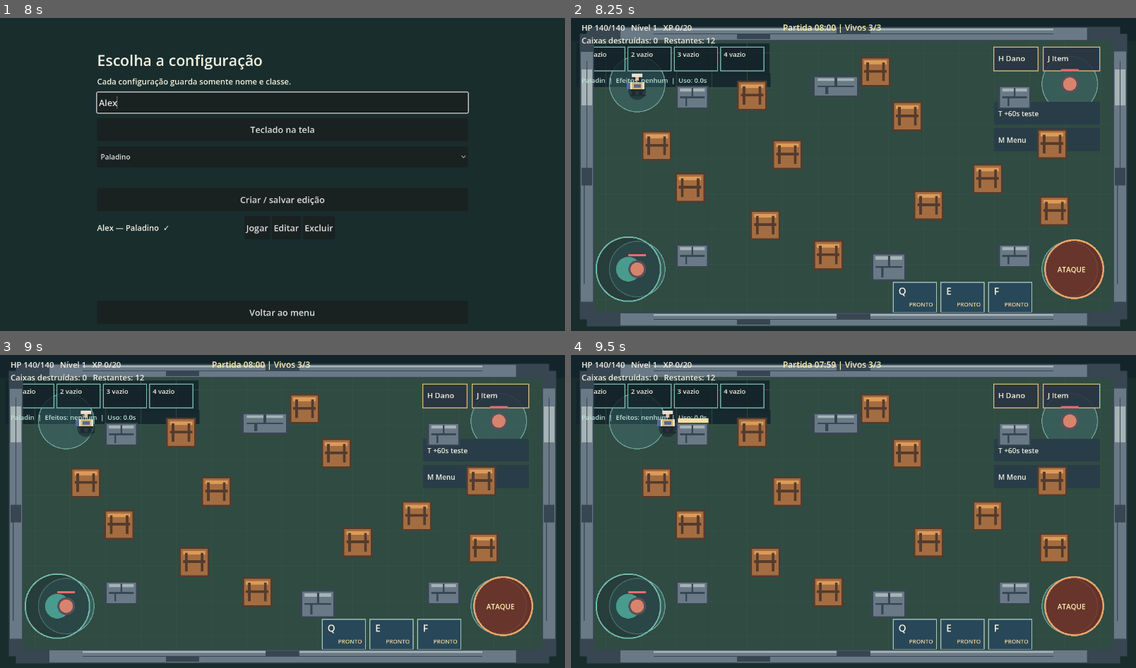
Above: before the commit, frames 1-4 (two rows, left to right).
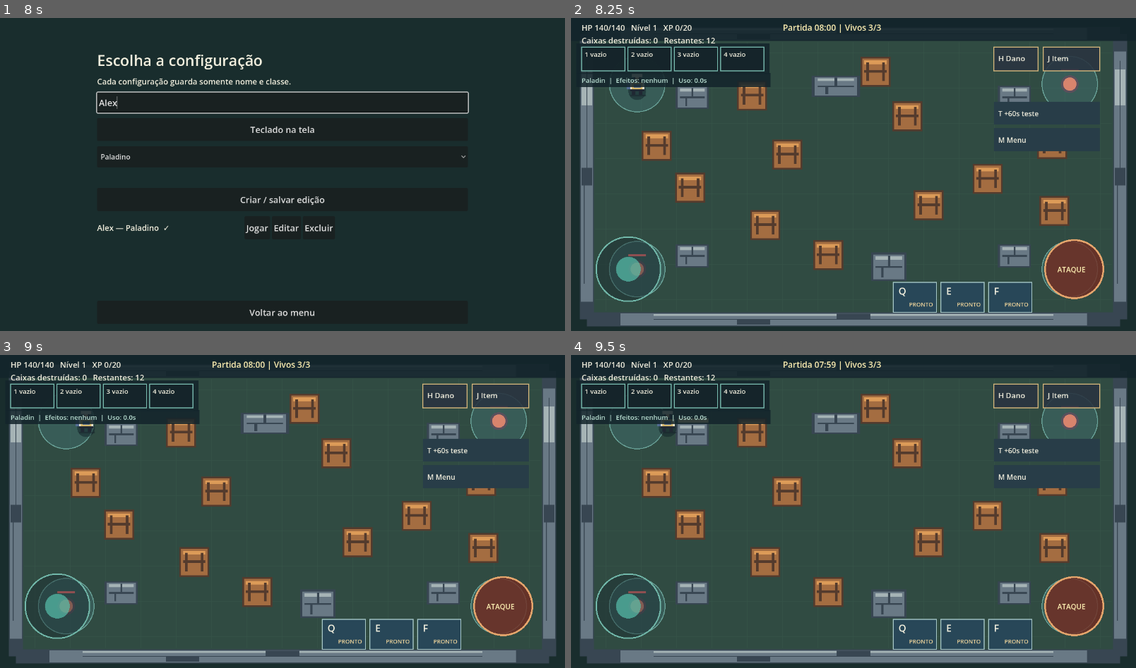
Above: after the commit, the same moments.

Repository: LRFSousa/RagArena
Game: Godot game, scene res://scenes/main.tscn
Two runs of this game, one before a commit and one after it. Both use one fixed random seed, a clock stepped at 60 frames per second and the inputs below.
Inputs (mouse positions are in pixels of both pictures, inside the frame that each line leads up to):
- Up to frame 1 (8 s): click (282, 102) at 0.52 s; type "Alex" at 0.6 s; click "Teclado na tela" at 1.25 s; click "Q" at 2 s; click "E" at 2.75 s; click "F" at 3.5 s; click "Criar personagem local" at 4.25 s; click "Arena" at 5 s; click (282, 102) at 5.77 s; type "Alex" at 5.85 s; click "Criar / salvar edição" at 6.5 s; click (282, 102) at 7.27 s; type "Alex" at 7.35 s
- Up to frame 2 (8.25 s): click "Jogar" at 8 s
- Up to frame 3 (9 s): tap Enter at 8.75 s; move the mouse to (406, 498) at 8.77 s; hold D (move_right) from 8.78 s (still down); hold Space (attack) from 8.78 s (still down); click (406, 498) at 8.92 s
- Up to frame 4 (9.5 s): keep holding D (move_right); keep holding Space (attack)

Frame 1 is identical in both runs. In frame 2, 5.5% of the frame differs, in the area x 1-99%, y 2-95%; in frame 3, 5.5%; in frame 4, 5.6%.

Commit message:
Separate arena HUD into fixed canvas layer

Diff:
--- a/scripts/arena.gd
+++ b/scripts/arena.gd
@@ -13,6 +13,7 @@
 const CombatScript = preload("res://scripts/combat_system.gd")
 const MatchScript = preload("res://scripts/match_controller.gd")
 const GameAudioScript = preload("res://scripts/game_audio.gd")
+const ArenaHudScript = preload("res://scripts/arena_hud.gd")
 const ARENA := Rect2(52, 52, 1176, 616)
 const SPAWNS := [Vector2(150, 150), Vector2(1130, 150), Vector2(150, 570), Vector2(1130, 570)]
 
@@ -45,6 +46,8 @@
 var hud: Label
 var status_hud: Label
 var effects_hud: Label
+var hud_layer: CanvasLayer
+var hud_view: Node2D
 var game_audio
 var previous_hp := -1
 var previous_match_state := ""
@@ -73,21 +76,27 @@
 	add_child(game_audio)
 	previous_hp = inventory.hp
 	previous_match_state = match_controller.state
+	hud_layer = CanvasLayer.new()
+	hud_layer.name = "FixedHUD"
+	add_child(hud_layer)
+	hud_view = ArenaHudScript.new()
+	hud_view.arena = self
+	hud_layer.add_child(hud_view)
 	hud = Label.new()
 	hud.position = Vector2(24, 9)
 	hud.add_theme_font_size_override("font_size", 18)
 	hud.add_theme_color_override("font_color", Color("f3f0df"))
-	add_child(hud)
+	hud_layer.add_child(hud)
 	status_hud = Label.new()
 	status_hud.position = Vector2(480, 8)
 	status_hud.add_theme_font_size_override("font_size", 19)
 	status_hud.add_theme_color_override("font_color", Color("fff1b3"))
-	add_child(status_hud)
+	hud_layer.add_child(status_hud)
 	effects_hud = Label.new()
 	effects_hud.position = Vector2(24, 130)
 	effects_hud.add_theme_font_size_override("font_size", 15)
 	effects_hud.add_theme_color_override("font_color", Color("bde3d6"))
-	add_child(effects_hud)
+	hud_layer.add_child(effects_hud)
 	update_hud()
 	queue_redraw()
 
@@ -312,6 +321,7 @@
 	hud.text = "HP %d/%d   Nível %d%s   XP %d/%s\nCaixas destruídas: %d   Restantes: %d" % [inventory.hp, inventory.maximum_hp(), progression.level, test_text, progression.xp, next_xp, destroyed_blocks, wooden_blocks]
 	status_hud.text = match_controller.status_text()
 	effects_hud.text = "%s  |  Efeitos: %s  |  Uso: %.1fs" % [combat.class_id.capitalize(), buff_text, inventory.use_cooldown]
+	hud_view.queue_redraw()
 
 func restart_game() -> void:
 	if restart_requested.has_connections():
@@ -322,9 +332,6 @@
 func _draw() -> void:
 	draw_rect(Rect2(Vector2.ZERO, Vector2(1280, 720)), Color("192d2d"))
 	draw_rect(ARENA, Color("304b42"))
-	draw_rect(Rect2(0, 0, 1280, 52), Color("13242be8"))
-	draw_rect(Rect2(12, 58, 438, 69), Color("13242bdc"))
-	draw_rect(Rect2(12, 125, 440, 32), Color("13242bdc"))
 	if match_controller != null and match_controller.elapsed >= match_settings.shrink_start:
 		var safe: Rect2 = match_controller.current_safe_rect
 		var shade := Color(0.65, 0.1, 0.1, 0.56)
@@ -337,48 +344,5 @@
 	for spawn in SPAWNS:
 		draw_circle(spawn, 63, Color(0.29, 0.52, 0.53, 0.3))
 		draw_arc(spawn, 63, 0, TAU, 48, Color("6ca69c"), 2)
-	if inventory != null:
-		for i in range(inventory.slots.size()):
-			var slot: Dictionary = inventory.slots[i]
-			var origin := Vector2(24 + i * 105, 66)
-			draw_rect(Rect2(origin, Vector2(98, 54)), Color(0.08, 0.14, 0.16, 0.85))
-			draw_rect(Rect2(origin, Vector2(98, 54)), Color("79bcb0"), false, 2)
-			var item_text: String = "vazio" if slot["id"] == "" else slot["id"].replace("health_potion", "Poção").replace("strength", "Força").replace("speed", "Botas").replace("shield", "Escudo").replace("elixir", "Elixir")
-			draw_string(ThemeDB.fallback_font, origin + Vector2(7, 22), "%d %s" % [i + 1, item_text], HORIZONTAL_ALIGNMENT_LEFT, 90, 15, Color("f3f0df"))
-			if slot["quantity"] > 1:
-				draw_string(ThemeDB.fallback_font, origin + Vector2(74, 46), "x%d" % slot["quantity"], HORIZONTAL_ALIGNMENT_LEFT, 25, 15, Color("ffe0a0"))
-	if enable_debug_controls:
-		for button in [[Rect2(958, 66, 100, 54), "H Dano"], [Rect2(1070, 66, 128, 54), "J Item"]]:
-			draw_rect(button[0], Color(0.16, 0.2, 0.25, 0.88))
-			draw_rect(button[0], Color("d6b77b"), false, 2)
-			draw_string(ThemeDB.fallback_font, button[0].position + Vector2(10, 32), button[1], HORIZONTAL_ALIGNMENT_LEFT, -1, 17, Color("f3f0df"))
-		if allow_class_change or match_controller != null and match_controller.player_eliminated:
-			draw_rect(Rect2(1055, 125, 143, 52), Color("283d48"))
-			draw_string(ThemeDB.fallback_font, Vector2(1064, 157), "TAB Ver" if match_controller != null and match_controller.player_eliminated else "TAB Classe", HORIZONTAL_ALIGNMENT_LEFT, -1, 16, Color("f3f0df"))
-		draw_rect(Rect2(958, 190, 240, 52), Color("283d48"))
-		draw_string(ThemeDB.fallback_font, Vector2(968, 223), "T +60s teste", HORIZONTAL_ALIGNMENT_LEFT, -1, 16, Color("f3f0df"))
-	draw_rect(Rect2(958, 250, 240, 52), Color("283d48"))
-	draw_string(ThemeDB.fallback_font, Vector2(968, 283), "M Menu", HORIZONTAL_ALIGNMENT_LEFT, -1, 16, Color("f3f0df"))
-	for i in range(3):
-		var box := Rect2(730 + i * 108, 600, 98, 68)
-		draw_rect(box, Color("284758"))
-		draw_rect(box, Color("a5c6c7"), false, 2)
-		draw_string(ThemeDB.fallback_font, box.position + Vector2(12, 28), ["Q", "E", "F"][i], HORIZONTAL_ALIGNMENT_LEFT, -1, 22, Color("f3f0df"))
-		if combat != null:
-			draw_string(ThemeDB.fallback_font, box.position + Vector2(36, 55), "%.0fs" % combat.cooldowns[i] if combat.cooldowns[i] > 0.0 else "PRONTO", HORIZONTAL_ALIGNMENT_LEFT, -1, 13, Color("f0d69c"))
-	var base := joystick_origin if joystick_touch >= 0 else Vector2(130, 570)
-	draw_circle(base, 73, Color(0.1, 0.17, 0.19, 0.45))
-	draw_arc(base, 73, 0, TAU, 48, Color("72b9ab"), 3)
-	draw_circle(base + joystick_value * 55, 28, Color(0.34, 0.75, 0.67, 0.7))
-	draw_circle(ATTACK_CENTER, 66, Color(0.45, 0.17, 0.13, 0.8))
-	draw_arc(ATTACK_CENTER, 66, 0, TAU, 48, Color("e6a66d"), 4)
-	draw_string(ThemeDB.fallback_font, ATTACK_CENTER + Vector2(-38, 7), "ATAQUE", HORIZONTAL_ALIGNMENT_LEFT, -1, 16, Color("fff1b3"))
 	if attack_flash > 0.0 and player != null:
 		draw_line(player.position + player.facing * 24, attack_end, Color("ffe0a0"), 12, true)
-	if match_controller != null and match_controller.state == "results":
-		draw_rect(Rect2(350, 250, 580, 290), Color(0.05, 0.1, 0.14, 0.96))
-		draw_rect(Rect2(350, 250, 580, 290), Color("d6b77b"), false, 4)
-		draw_string(ThemeDB.fallback_font, Vector2(400, 310), "RESULTADO: %s" % match_controller.result["winner"], HORIZONTAL_ALIGNMENT_LEFT, -1, 26, Color("fff1b3"))
-		draw_string(ThemeDB.fallback_font, Vector2(400, 365), "Nível %d  |  XP %d  |  Caixas %d" % [match_controller.result["level"], match_controller.result["xp"], match_controller.result["crates"]], HORIZONTAL_ALIGNMENT_LEFT, -1, 20, Color("f3f0df"))
-		draw_rect(Rect2(480, 430, 320, 70), Color("356f63"))
-		draw_string(ThemeDB.fallback_font, Vector2(515, 475), "Nova partida (R)", HORIZONTAL_ALIGNMENT_LEFT, -1, 22, Color("f3f0df"))
--- /dev/null
+++ b/scripts/arena_hud.gd
@@ -0,0 +1,54 @@
+extends Node2D
+class_name ArenaHud
+
+var arena: Node2D
+
+func _draw() -> void:
+	if arena == null:
+		return
+	draw_rect(Rect2(0, 0, 1280, 52), Color("13242be8"))
+	draw_rect(Rect2(12, 58, 438, 69), Color("13242bdc"))
+	draw_rect(Rect2(12, 125, 440, 32), Color("13242bdc"))
+	if arena.inventory != null:
+		for i in range(arena.inventory.slots.size()):
+			var slot: Dictionary = arena.inventory.slots[i]
+			var origin := Vector2(24 + i * 105, 66)
+			draw_rect(Rect2(origin, Vector2(98, 54)), Color(0.08, 0.14, 0.16, 0.85))
+			draw_rect(Rect2(origin, Vector2(98, 54)), Color("79bcb0"), false, 2)
+			var item_text: String = "vazio" if slot["id"] == "" else slot["id"].replace("health_potion", "Poção").replace("strength", "Força").replace("speed", "Botas").replace("shield", "Escudo").replace("elixir", "Elixir")
+			draw_string(ThemeDB.fallback_font, origin + Vector2(7, 22), "%d %s" % [i + 1, item_text], HORIZONTAL_ALIGNMENT_LEFT, 90, 15, Color("f3f0df"))
+			if slot["quantity"] > 1:
+				draw_string(ThemeDB.fallback_font, origin + Vector2(74, 46), "x%d" % slot["quantity"], HORIZONTAL_ALIGNMENT_LEFT, 25, 15, Color("ffe0a0"))
+	if arena.enable_debug_controls:
+		for button in [[Rect2(958, 66, 100, 54), "H Dano"], [Rect2(1070, 66, 128, 54), "J Item"]]:
+			draw_rect(button[0], Color(0.16, 0.2, 0.25, 0.88))
+			draw_rect(button[0], Color("d6b77b"), false, 2)
+			draw_string(ThemeDB.fallback_font, button[0].position + Vector2(10, 32), button[1], HORIZONTAL_ALIGNMENT_LEFT, -1, 17, Color("f3f0df"))
+		if arena.allow_class_change or arena.match_controller != null and arena.match_controller.player_eliminated:
+			draw_rect(Rect2(1055, 125, 143, 52), Color("283d48"))
+			draw_string(ThemeDB.fallback_font, Vector2(1064, 157), "TAB Ver" if arena.match_controller != null and arena.match_controller.player_eliminated else "TAB Classe", HORIZONTAL_ALIGNMENT_LEFT, -1, 16, Color("f3f0df"))
+		draw_rect(Rect2(958, 190, 240, 52), Color("283d48"))
+		draw_string(ThemeDB.fallback_font, Vector2(968, 223), "T +60s teste", HORIZONTAL_ALIGNMENT_LEFT, -1, 16, Color("f3f0df"))
+	draw_rect(Rect2(958, 250, 240, 52), Color("283d48"))
+	draw_string(ThemeDB.fallback_font, Vector2(968, 283), "M Menu", HORIZONTAL_ALIGNMENT_LEFT, -1, 16, Color("f3f0df"))
+	for i in range(3):
+		var box := Rect2(730 + i * 108, 600, 98, 68)
+		draw_rect(box, Color("284758"))
+		draw_rect(box, Color("a5c6c7"), false, 2)
+		draw_string(ThemeDB.fallback_font, box.position + Vector2(12, 28), ["Q", "E", "F"][i], HORIZONTAL_ALIGNMENT_LEFT, -1, 22, Color("f3f0df"))
+		if arena.combat != null:
+			draw_string(ThemeDB.fallback_font, box.position + Vector2(36, 55), "%.0fs" % arena.combat.cooldowns[i] if arena.combat.cooldowns[i] > 0.0 else "PRONTO", HORIZONTAL_ALIGNMENT_LEFT, -1, 13, Color("f0d69c"))
+	var base: Vector2 = arena.joystick_origin if arena.joystick_touch >= 0 else Vector2(130, 570)
+	draw_circle(base, 73, Color(0.1, 0.17, 0.19, 0.45))
+	draw_arc(base, 73, 0, TAU, 48, Color("72b9ab"), 3)
+	draw_circle(base + arena.joystick_value * 55, 28, Color(0.34, 0.75, 0.67, 0.7))
+	draw_circle(arena.ATTACK_CENTER, 66, Color(0.45, 0.17, 0.13, 0.8))
+	draw_arc(arena.ATTACK_CENTER, 66, 0, TAU, 48, Color("e6a66d"), 4)
+	draw_string(ThemeDB.fallback_font, arena.ATTACK_CENTER + Vector2(-38, 7), "ATAQUE", HORIZONTAL_ALIGNMENT_LEFT, -1, 16, Color("fff1b3"))
+	if arena.match_controller != null and arena.match_controller.state == "results":
+		draw_rect(Rect2(350, 250, 580, 290), Color(0.05, 0.1, 0.14, 0.96))
+		draw_rect(Rect2(350, 250, 580, 290), Color("d6b77b"), false, 4)
+		draw_string(ThemeDB.fallback_font, Vector2(400, 310), "RESULTADO: %s" % arena.match_controller.result["winner"], HORIZONTAL_ALIGNMENT_LEFT, -1, 26, Color("fff1b3"))
+		draw_string(ThemeDB.fallback_font, Vector2(400, 365), "Nível %d  |  XP %d  |  Caixas %d" % [arena.match_controller.result["level"], arena.match_controller.result["xp"], arena.match_controller.result["crates"]], HORIZONTAL_ALIGNMENT_LEFT, -1, 20, Color("f3f0df"))
+		draw_rect(Rect2(480, 430, 320, 70), Color("356f63"))
+		draw_string(ThemeDB.fallback_font, Vector2(515, 475), "Nova partida (R)", HORIZONTAL_ALIGNMENT_LEFT, -1, 22, Color("f3f0df"))
--- a/tests/release07_smoke.gd
+++ b/tests/release07_smoke.gd
@@ -42,6 +42,7 @@
 	check(not Rect2(730, 600, 98, 68).has_point(arena.ATTACK_CENTER) and arena.ATTACK_CENTER.distance_to(Vector2(1034, 634)) > arena.ATTACK_TOUCH_RADIUS, "ataque separado das habilidades")
 	check(arena.ATTACK_CENTER.distance_to(Vector2(130, 570)) > arena.ATTACK_TOUCH_RADIUS + 73.0, "ataque separado do joystick")
 	check("HP" in arena.hud.text and "Partida" in arena.status_hud.text, "HUD mostra vida e cronômetro")
+	check(arena.hud_layer is CanvasLayer and arena.hud.get_parent() == arena.hud_layer and arena.hud_view.get_parent() == arena.hud_layer, "HUD independente das coordenadas do mundo")
 	check(arena.game_audio.streams.size() == 4 and arena.game_audio.streams["pickup"].data.size() > 0, "efeitos de áudio disponíveis")
 	arena.queue_free()
 	if failures == 0:
Not shown, added: scripts/arena_hud.gd.uid
Not shown, added: tools/generate_art.gd.uid
Not shown, changed: docs/BACKLOG.md
Not shown, changed: docs/CHANGELOG.md
Not shown, changed: docs/PENDENCIAS.md
Not shown, changed: docs/RELATORIOS/RELATORIO_07.md
